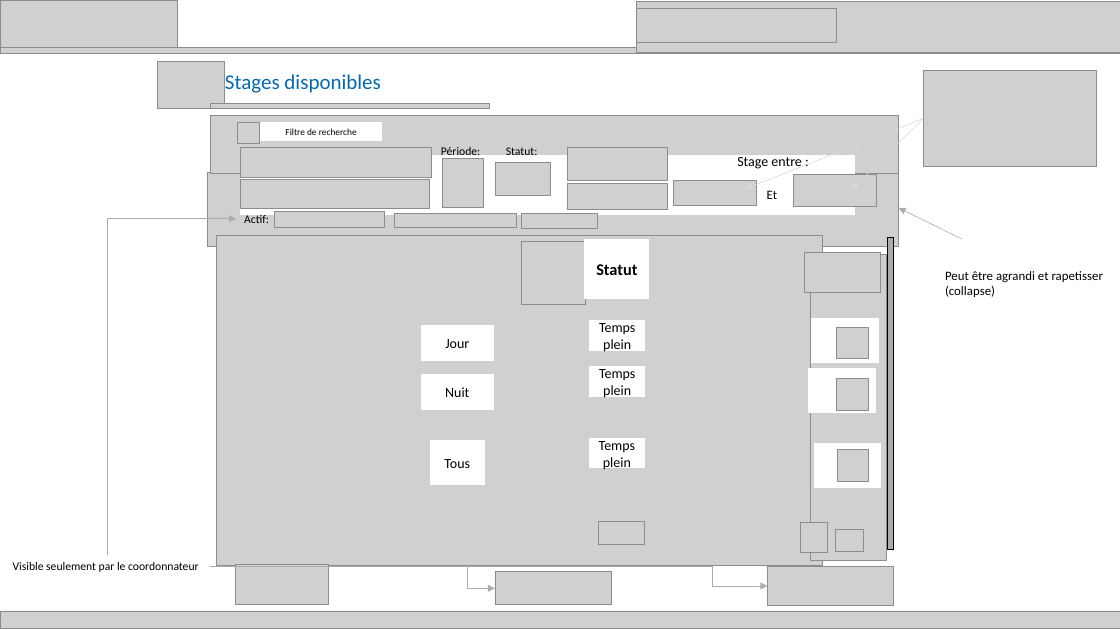
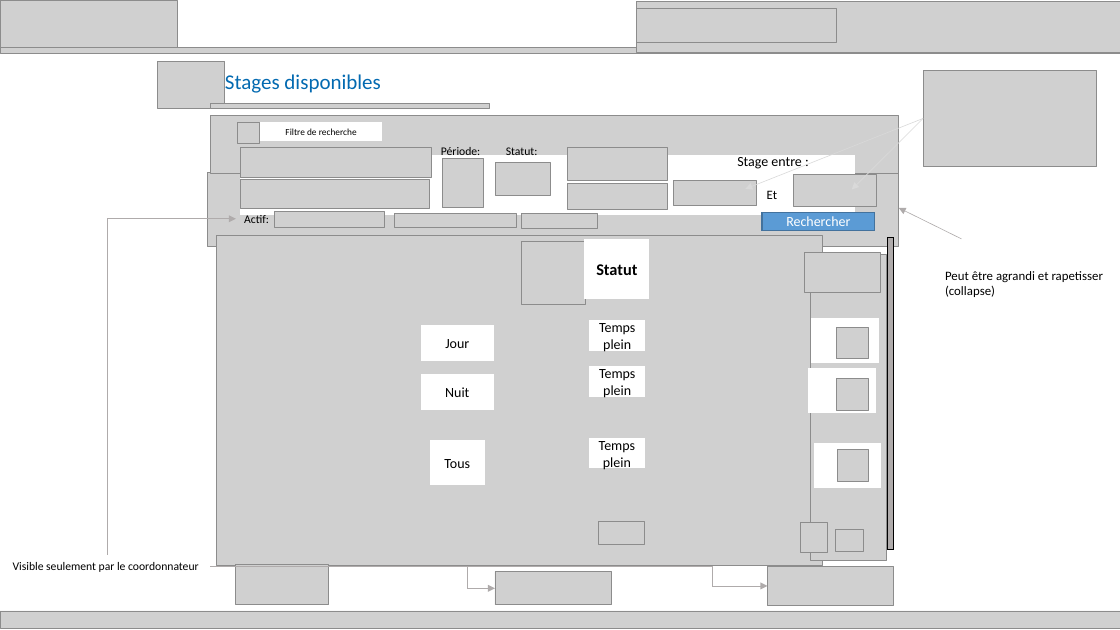
Before and after one commit to zacouse/GestionStages, a slide deck: slide 5 of Documentation/SchémaModificationMilieudeStage.pptx. Drawn at 1120x630 pixels with LibreOffice and Linux fonts; fonts in the diff are those of the drawing; grey boxes stand for pictures. Boxes give left, top, right and bottom in pixels: in the first picture for what was removed or moved away, otherwise in the second. Text is boxed around its words. In the diff, an @@ line names an element or a change of style, - is before the commit and + after.

```diff
--- a/Documentation/SchémaModificationMilieudeStage.pptx
+++ b/Documentation/SchémaModificationMilieudeStage.pptx
@@ rectangle added at (x1=762, y1=213, x2=875, y2=230), fill #5B9BD5, outline #43739E 1 pt, 12 pt, text #FFFFFF @@
+Rechercher
```
Also in this commit, not shown: 3 other slides changed, 13 other files.
